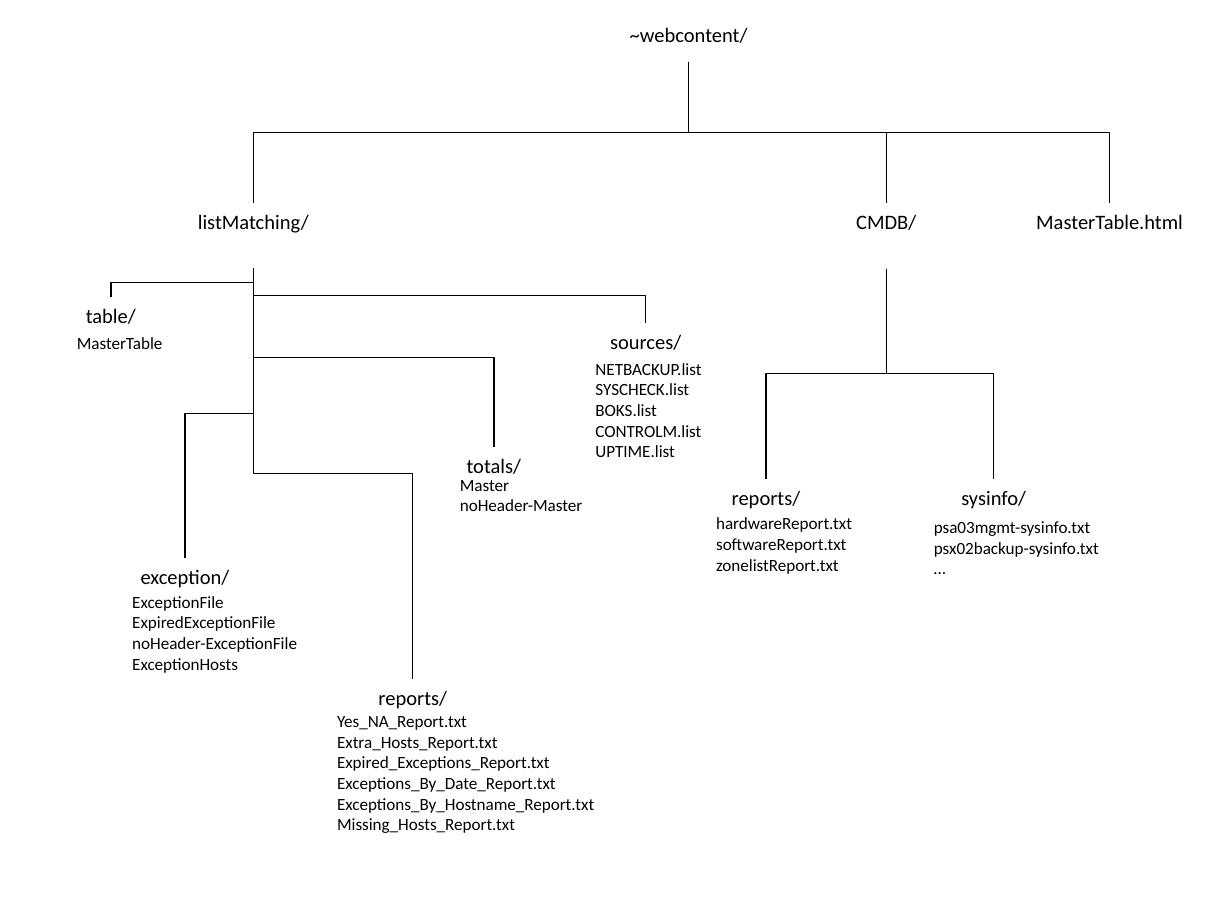
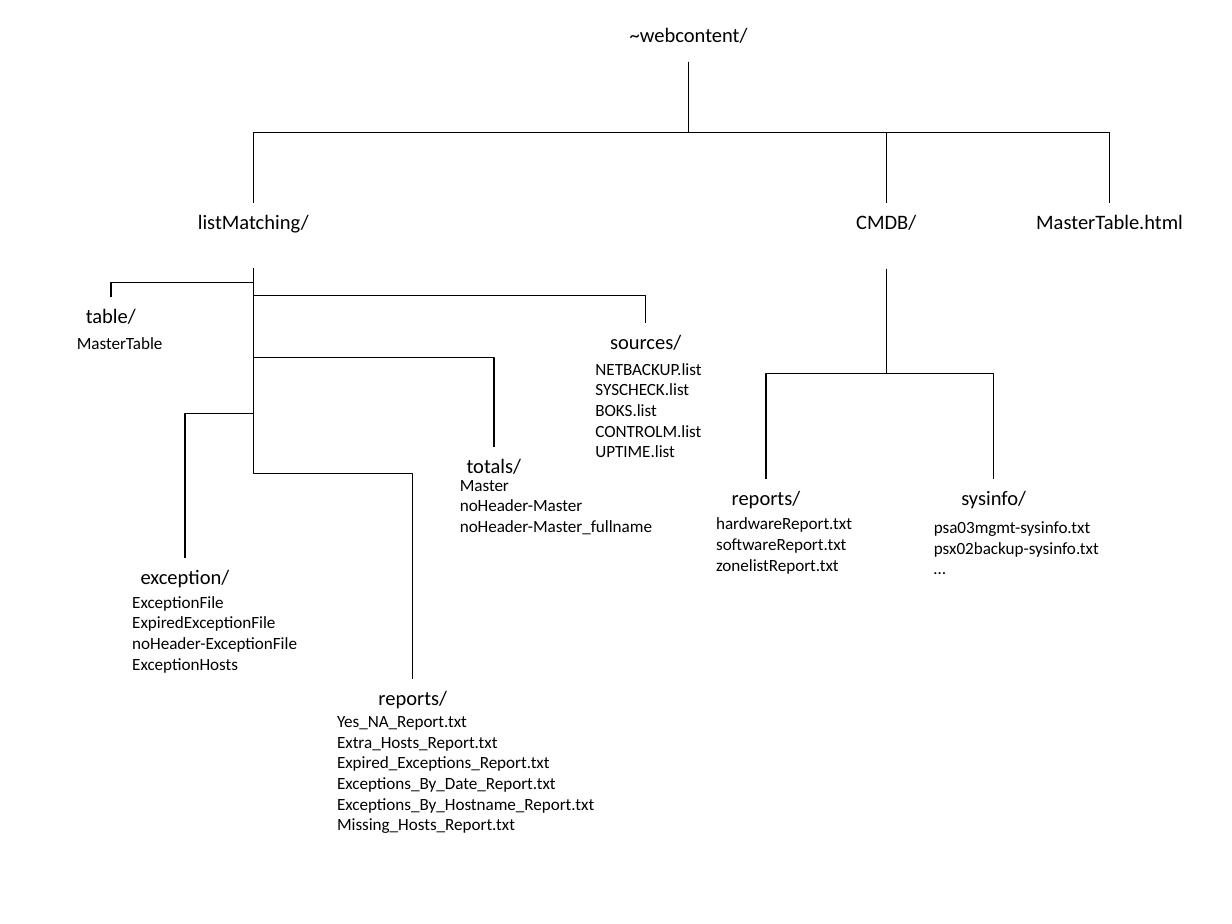
Before and after one commit to pdtran3k6/listMatching, a slide deck: slide 2 of Folder_structure.pptx. Drawn at 1232x924 pixels with LibreOffice and Linux fonts; fonts in the diff are those of the drawing. Boxes give left, top, right and bottom in pixels: in the first picture for what was removed or moved away, otherwise in the second. Text is boxed around its words. In the diff, an @@ line names an element or a change of style, - is before the commit and + after.

Commit message:
Updated new file (noHeader-Master_fullname)

```diff
--- a/Folder_structure.pptx
+++ b/Folder_structure.pptx
@@ text at box(460, 520, 652, 535): paragraph added @@
+noHeader-Master_fullname
```
Also in this commit, not shown: 2 other files.
